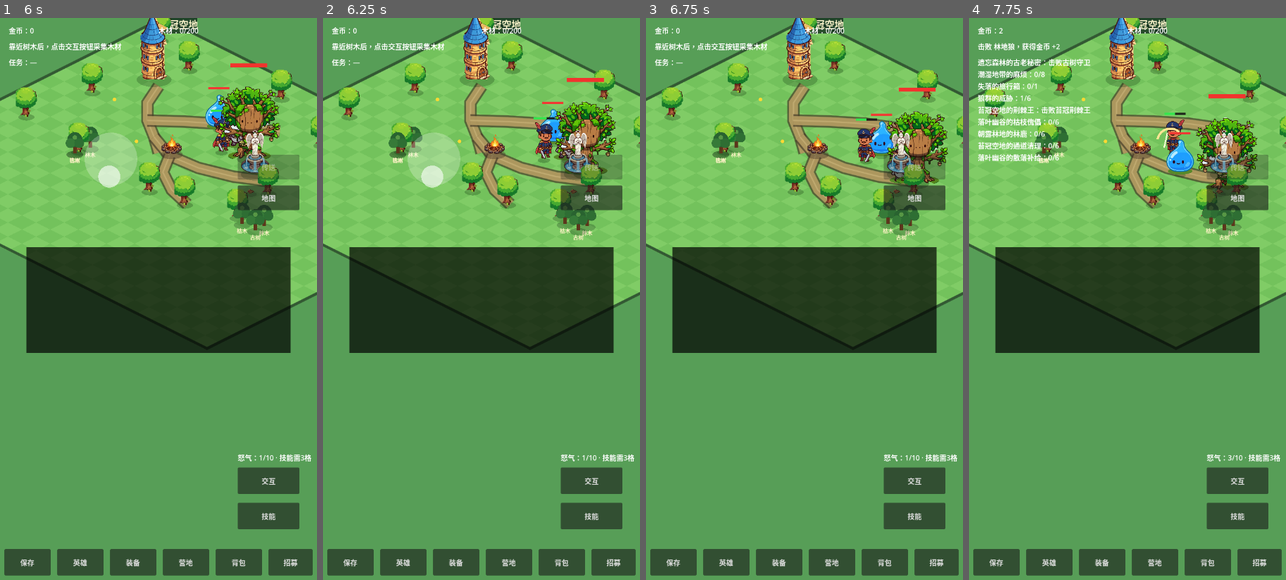
Above: before the commit, frames 1-4 (left to right).
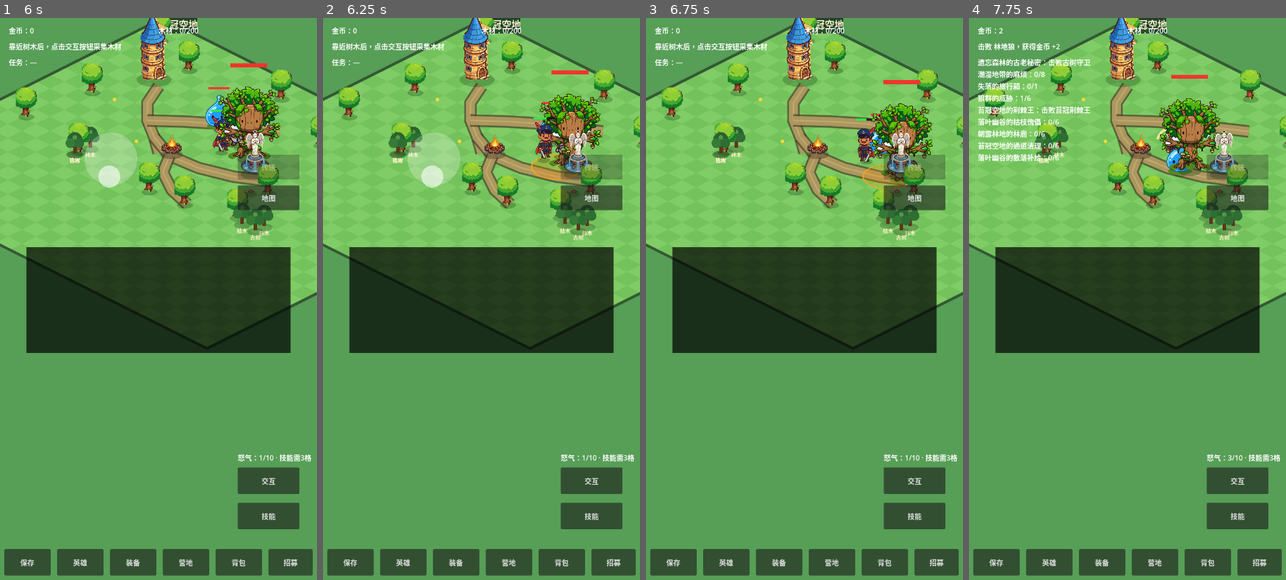
Above: after the commit, the same moments.

Repository: oneyi53/game
Game: Godot game, scene res://scenes/main.tscn
Same seed, same stepped clock (60 frames per second), same inputs: the game is played once before the commit and once after it.
Inputs (mouse positions are in pixels of both pictures, inside the frame that each line leads up to):
- Up to frame 1 (6 s): tap Enter at 0.5 s; move the mouse to (228, 270) at 0.52 s; hold Right (ui_right) 0.53-1.25 s; tap E at 0.6, 5.1 s; click (228, 270) at 0.67 s; tap Space at 0.77, 3.77 s; drag from (95, 327) to (294, 282) at 1.27 s; move the mouse to (190, 175) at 2.02 s; hold Right (ui_right) 2.03-2.75 s; tap Q at 2.1 s; drag from (142, 411) to (63, 214) at 2.77 s; move the mouse to (253, 383) at 3.52 s; hold Left (ui_left) 3.53-4.25 s; tap B at 3.6 s; drag from (63, 214) to (294, 282) at 4.27 s; move the mouse to (174, 299) at 5.02 s; hold Down (ui_down) 5.03-5.75 s; click (174, 299) at 5.17 s; drag from (110, 158) to (95, 327) at 5.77 s
- Up to frame 2 (6.25 s): no input
- Up to frame 3 (6.75 s): move the mouse to (874, 270) at 6.52 s; hold Up (ui_up) from 6.53 s (still down); tap Q at 6.6 s
- Up to frame 4 (7.75 s): tap Space at 6.77 s; release Up (ui_up) at 7.25 s; drag from (1064, 327) to (1263, 282) at 7.27 s

Frame 1 is identical in both runs. In frame 2, 2.2% of the frame differs, in the area x 65-93%, y 9-29%; in frame 3, 2.2%; in frame 4, 2.9%, in the area x 60-92%, y 10-31%.
Error in both runs: Trying to assign value of type 'Node2D' to a variable of type 'exploration_fog.gd'. (res://scripts/core/main.gd:276)

Commit message:
feat: add independent boss targeted ground attack

Diff:
--- a/scripts/enemy/boss.gd
+++ b/scripts/enemy/boss.gd
@@ -35,6 +35,10 @@
 var telegraph_timer: float = 3.0
 var telegraph_active: bool = false
 var telegraph_time: float = 0.0
+var targeted_attack_timer: float = 5.0
+var targeted_telegraph_active: bool = false
+var targeted_telegraph_time: float = 0.0
+var targeted_telegraph_position: Vector2 = Vector2.ZERO
 
 func setup(p_data: Dictionary) -> void:
     enemy_id = str(p_data["id"])
@@ -73,6 +77,8 @@
             phase = 1
             telegraph_active = false
             telegraph_timer = 3.0
+            targeted_telegraph_active = false
+            targeted_attack_timer = 5.0
             queue_redraw()
         else:
             velocity = back_diff.normalized() * move_speed
@@ -82,6 +88,7 @@
     if global_position.distance_to(spawn_position) > leash_range:
         returning = true
         telegraph_active = false
+        targeted_telegraph_active = false
         queue_redraw()
         return
     if hp <= max_hp / 2 and phase == 1:
@@ -92,6 +99,7 @@
         retarget_timer = 0.5
         _retarget()
     _update_telegraph(delta)
+    _update_targeted_attack(delta)
     if target_hero == null or bool(target_hero.get("dead")):
         velocity = Vector2.ZERO
         move_and_slide()
@@ -175,6 +183,15 @@
     if dead:
         return
     var offset: Vector2 = WorldProjectionScript.world_to_screen(global_position) - global_position
+    if targeted_telegraph_active:
+        var boss_projected: Vector2 = WorldProjectionScript.world_to_screen(global_position)
+        var target_projected: Vector2 = WorldProjectionScript.world_to_screen(targeted_telegraph_position)
+        var target_local: Vector2 = target_projected - boss_projected
+        var targeted_radius: float = 80.0 if phase == 1 else 95.0
+        draw_set_transform(offset + target_local, 0.0, Vector2(0.7071068, 0.3535534))
+        draw_circle(Vector2.ZERO, targeted_radius, Color(1.0, 0.55, 0.0, 0.24))
+        draw_arc(Vector2.ZERO, targeted_radius, 0.0, TAU, 48, Color(1.0, 0.65, 0.1, 0.95), 3.0, true)
+        draw_set_transform(offset)
     if telegraph_active:
         draw_set_transform(offset, 0.0, Vector2(0.7071068, 0.3535534))
         draw_circle(Vector2.ZERO, 95.0, Color(1.0, 0.0, 0.0, 0.22))
@@ -194,3 +211,37 @@
     var fill: float = 84.0 * float(hp) / float(max_hp) if max_hp > 0 else 0.0
     var phase_color: Color = Color(0.98, 0.62, 0.18) if phase >= 2 else Color(0.95, 0.2, 0.18)
     draw_rect(Rect2(-42.0, -218.0, fill, 9.0), phase_color)
+
+func _update_targeted_attack(delta: float) -> void:
+    if returning or dead:
+        targeted_telegraph_active = false
+        return
+    if targeted_telegraph_active:
+        targeted_telegraph_time -= delta
+        if targeted_telegraph_time <= 0.0:
+            _resolve_targeted_attack()
+        return
+    if target_hero == null or not is_instance_valid(target_hero) or bool(target_hero.get("dead")):
+        return
+    targeted_attack_timer -= delta
+    if targeted_attack_timer <= 0.0:
+        targeted_telegraph_active = true
+        targeted_telegraph_time = 0.8
+        targeted_telegraph_position = target_hero.global_position
+        queue_redraw()
+
+func _resolve_targeted_attack() -> void:
+    targeted_telegraph_active = false
+    var radius: float = 80.0 if phase == 1 else 95.0
+    var damage: int = maxi(1, int(round(float(_effective_attack()) * 1.2)))
+    var boss_map_id: String = str(get_meta("world_map_id", WorldMaps.MOSS_CROWN))
+    for hero in get_tree().get_nodes_in_group("heroes"):
+        if hero == null or not is_instance_valid(hero) or bool(hero.get("dead")):
+            continue
+        if str(hero.get("world_map_id")) != boss_map_id:
+            continue
+        if targeted_telegraph_position.distance_to(hero.global_position) <= radius:
+            if hero.has_method("take_damage"):
+                hero.take_damage(damage)
+    targeted_attack_timer = 4.0 if phase >= 2 else 6.0
+    queue_redraw()
